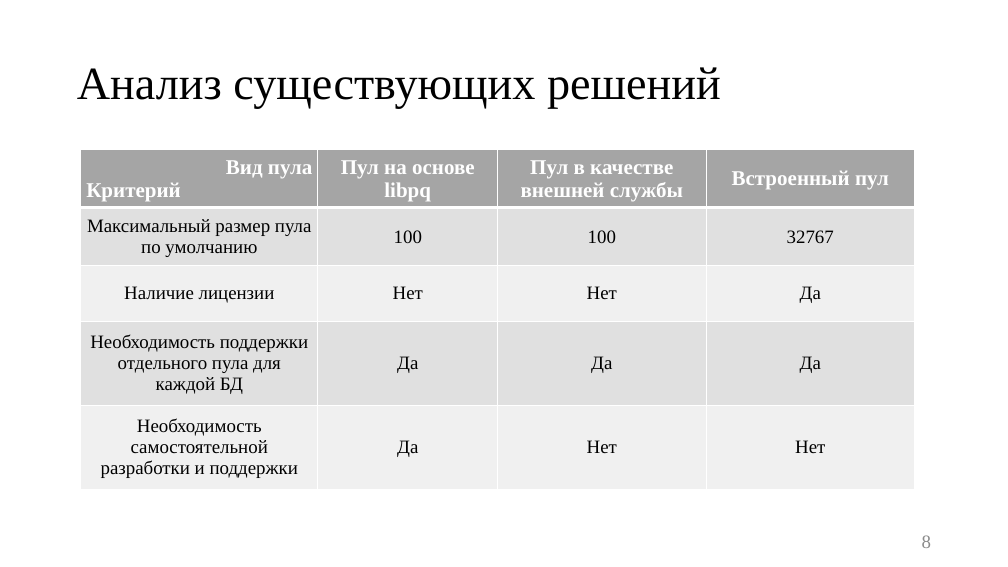
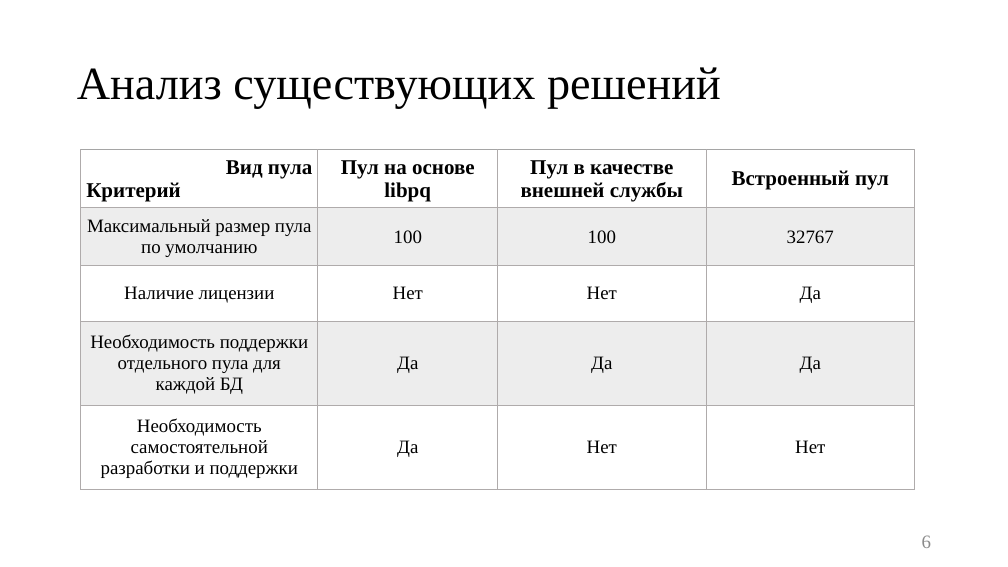
Before and after one commit to platosha-git/Diplom-theory, a slide deck: slide 6 of Презентация.pptx (slide 8 before the commit). Drawn at 1008x567 pixels with LibreOffice and Linux fonts; fonts in the diff are those of the drawing. Boxes give left, top, right and bottom in pixels: in the first picture for what was removed or moved away, otherwise in the second. Text is boxed around its words. In the diff, an @@ line names an element or a change of style, - is before the commit and + after.

```diff
--- a/Презентация.pptx
+++ b/Презентация.pptx
@@ table at (x1=81, y1=150, x2=916, y2=489) @@
@@ fill #A5A5A5 to none in row 1 @@
@@ fill #E1E1E1 to #A5A5A5 at 20% opacity in 8 cells @@
@@ fill #F0F0F0 to none in 8 cells @@
@@ text colour #FFFFFF to #000000 in "Вид пула", "Критерий", "Пул на основе libpq", "Пул в качестве внешней службы" and 1 more places @@
@@ borders changed @@
@@ page number at (x1=922, y1=535, x2=931, y2=548): text changed @@
-8
+6
```
Also in this commit, not shown: 8 other slides changed, 2 slides removed, 6 other files.
